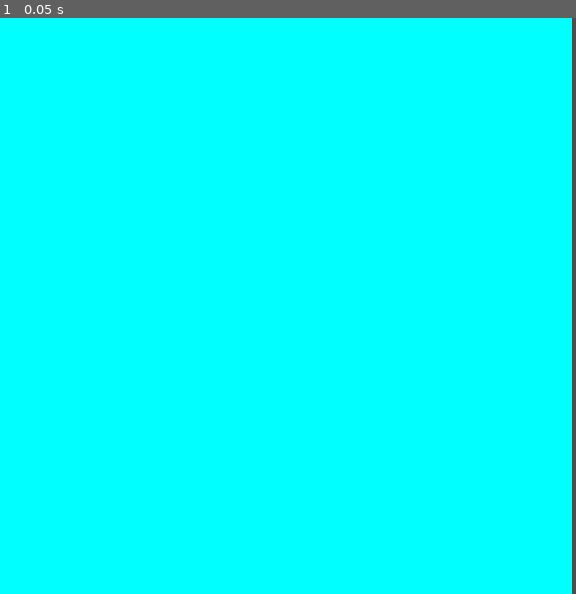
Above: before the commit, frame 1.
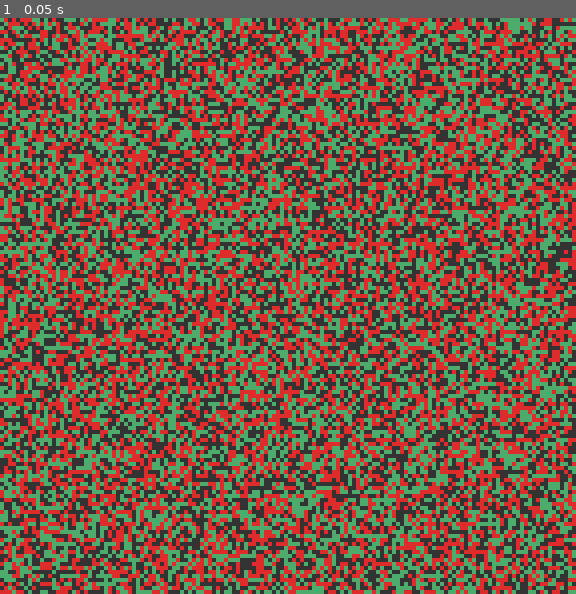
Above: after the commit, the same moment.

Repository: lcrol77/predator-prey
Game: Godot game, scene res://scenes/main.tscn
Two runs of this game, one before a commit and one after it. Both use one fixed random seed, a clock stepped at 60 frames per second and the inputs below.
Inputs:
- Up to frame 1 (0.05 s): no input

The runs differ from the first frame. In frame 1, 100% of the frame differs, in the area x 0-100%, y 0-100%.

Commit message:
feat: added colors

Diff:
--- a/scripts/board.gd
+++ b/scripts/board.gd
@@ -1,9 +1,15 @@
 extends Node2D
+
+@onready var pixels: Node = $Pixels
 
 const PIXEL = preload("res://scenes/pixel.tscn")
 const BOARD_SIZE = 144
+
+var BG_COLOR := Color.html("#333333")
+var PRED_COLOR := Color.html("#de2c2c")
+var PREY_COLOR :=  Color.html("#4dab6b")
+
 var rng = RandomNumberGenerator.new()
-@onready var pixels: Node = $Pixels
 
 # Called when the node enters the scene tree for the first time.
 func _ready() -> void:
@@ -14,9 +20,14 @@
 		for j in BOARD_SIZE:
 			var pixel =  PIXEL.instantiate()
 			pixels.add_child(pixel)
-			pixel.global_position = Vector2(j, -i)
-			pixel.self_modulate = Color.AQUA
-
+			pixel.global_position = Vector2(j + 1, -i)
+			var number = rng.randi_range(-1,1)
+			if number == -1:
+				pixel.self_modulate = BG_COLOR
+			elif number == 0:
+				pixel.self_modulate = PRED_COLOR
+			else:
+				pixel.self_modulate = PREY_COLOR
 
 
 # Called every frame. 'delta' is the elapsed time since the previous frame.
